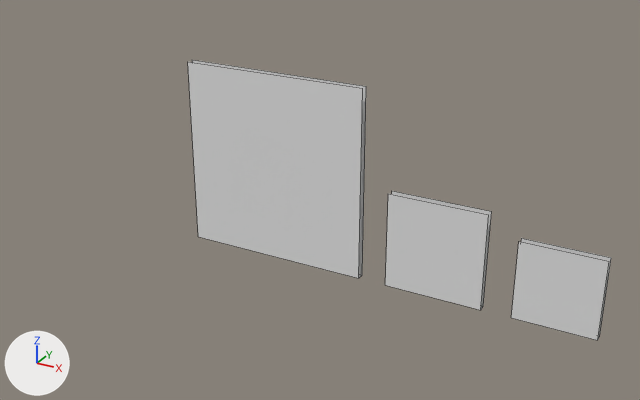
Renders of the FBX model Assets/Models/Door/Door.fbx from each side of a commit.
One viewpoint serves both versions: a 50 mm lens placed at (6.74, -18.01, 10.9), pointed at (-3.32, 0.27, 1.75). The axes (+X, +Y, +Z) are drawn at lower left. The lights are the same throughout. Mesh edges are drawn as thin lines. Materials are left out; every surface is plain grey.

In view in the first picture: 'Door 2-5m', 'Door 2m', 'Door5m'.
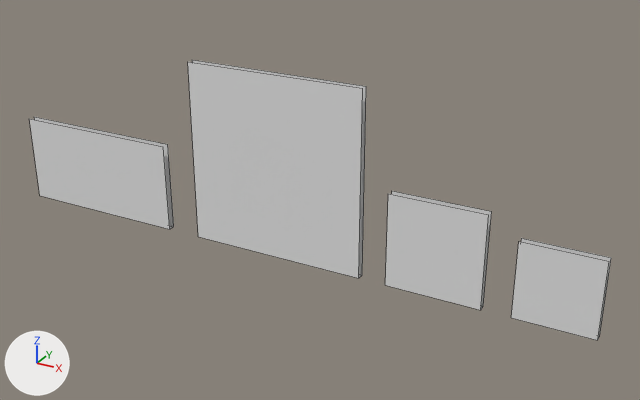
Boxes [x1, y1, x2, y2] around the edits, measured in the pictures (640 x 400 px):
'Door5m_Half', added
    after: [29, 117, 174, 229]

The edits, one by one:
Mesh me_cube_004 is new.
It has 8 vertices, 3 faces and spans x -2.49..2.51, y -0.1..0.1, z 0.0..2.5.
Object 'Door5m_Half' (ob_door5m_half) is new; it shows me_cube_004.
Its location is (-10.5, 0.0, 0.0).
